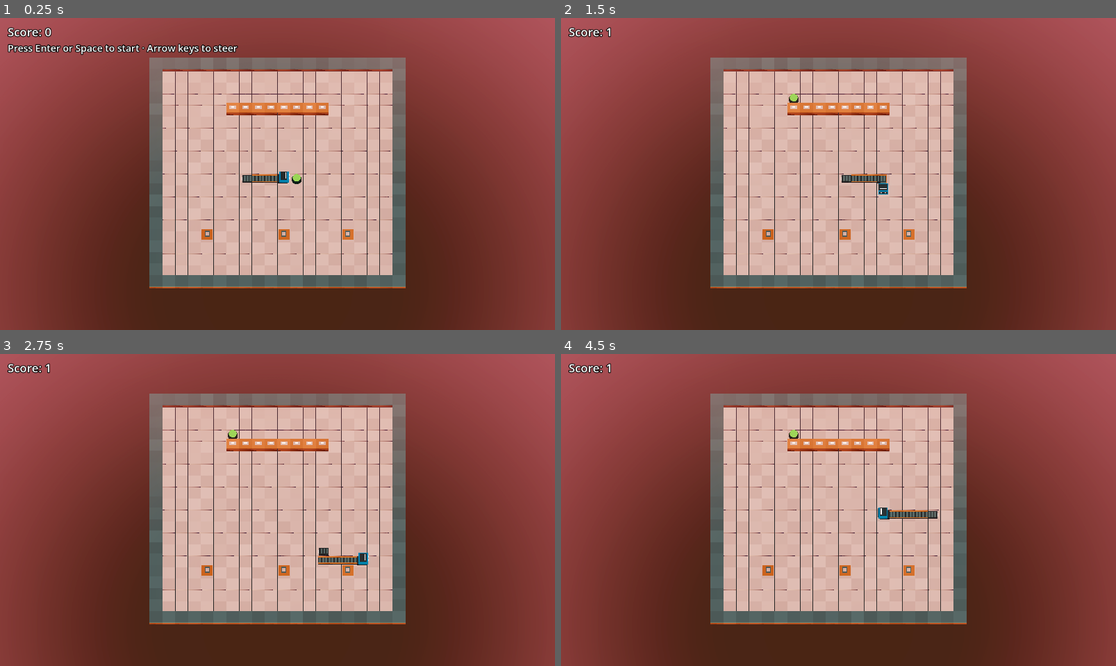
Above: before the commit, frames 1-4 (two rows, left to right).
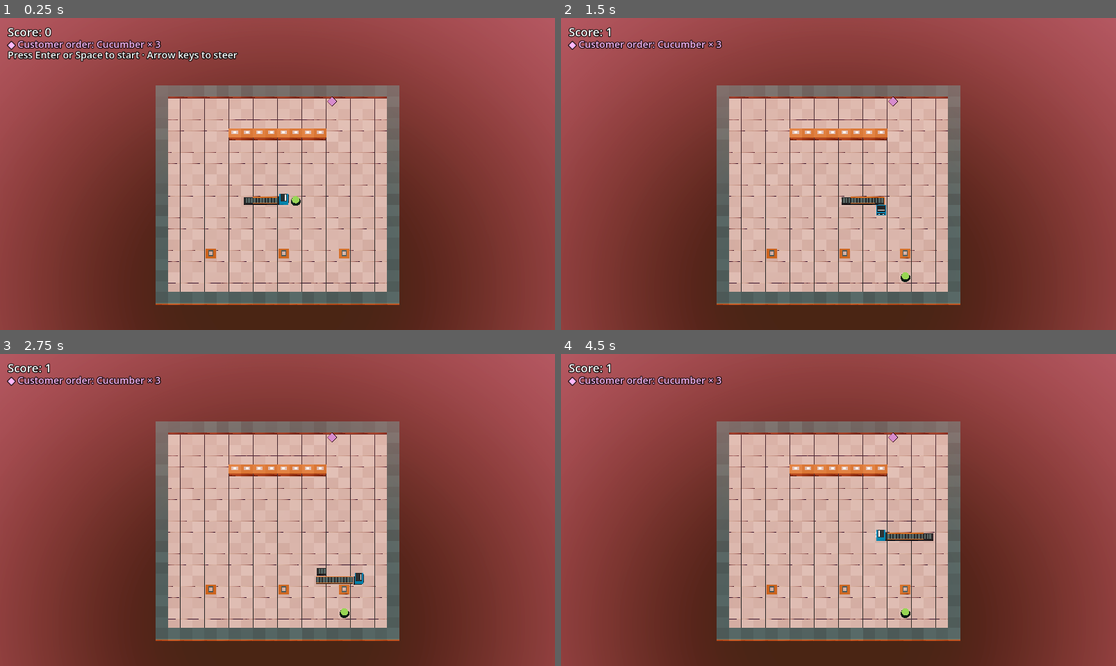
Above: after the commit, the same moments.

Repository: Michaelypp/D4
Game: Godot game, scene res://main.tscn
The game is run twice, just before and just after one commit, with the same random seed, the same clock (stepped at 60 frames per second) and the same inputs.
Inputs:
- Up to frame 1 (0.25 s): no input
- Up to frame 2 (1.5 s): tap Enter (ui_accept) at 0.5, 0.77 s; hold Right (ui_right) 0.53-1.28 s; hold Down (ui_down) from 1.28 s (still down)
- Up to frame 3 (2.75 s): tap Enter (ui_accept) at 1.52 s; release Down (ui_down) at 2.03 s; hold Right (ui_right) from 2.03 s (still down)
- Up to frame 4 (4.5 s): release Right (ui_right) at 2.78 s; hold Up (ui_up) 2.78-3.53 s; tap Enter (ui_accept) at 3.02, 3.77 s; hold Left (ui_left) from 3.53 s (still down)

The runs differ from the first frame. In frame 1, 18% of the frame differs, in the area x 1-74%, y 6-92%; in frame 2, 17%; in frame 3, 17%; in frame 4, 17%.

Commit message:
Add seeded customer orders

Diff:
--- a/app/main.gd
+++ b/app/main.gd
@@ -4,6 +4,7 @@
 
 const TICK_SECONDS := 0.2
 const MOVE_SECONDS := 0.17
+const HUD_HEIGHT := 92.0
 const CAMERA_OFFSET := Vector3(0, 20, 10)
 const ROUND_SEED := 121
 const DIRECTIONS := {
@@ -20,7 +21,9 @@
 var camera := Camera3D.new()
 var ingredient := MeshInstance3D.new()
 var collision_marker := Label3D.new()
+var customer_marker := Label3D.new()
 var score_label := Label.new()
+var order_label := Label.new()
 var status_label := Label.new()
 var game_over_panel := PanelContainer.new()
 var final_score_label := Label.new()
@@ -80,8 +83,11 @@
 
 func _frame_board() -> void:
 	var viewport_size := get_viewport().get_visible_rect().size
-	var board_size := float(layout.size.x) * 1.22
-	camera.size = board_size * maxf(1.0, viewport_size.y / maxf(viewport_size.x, 1.0))
+	var play_height := maxf(1.0, viewport_size.y - HUD_HEIGHT)
+	var play_width := maxf(1.0, viewport_size.x)
+	var board_size := float(layout.size.x) * 1.10
+	camera.size = board_size * viewport_size.y / minf(play_height, play_width)
+	camera.v_offset = camera.size * HUD_HEIGHT / (2.0 * maxf(viewport_size.y, 1.0))
 
 
 func _draw_dragon(animate := false) -> void:
@@ -147,6 +153,14 @@
 	collision_marker.billboard = BaseMaterial3D.BILLBOARD_ENABLED
 	collision_marker.no_depth_test = true
 	add_child(collision_marker)
+	customer_marker.text = "◆"
+	customer_marker.font_size = 96
+	customer_marker.outline_size = 14
+	customer_marker.pixel_size = 0.010
+	customer_marker.modulate = Color("ff75f5")
+	customer_marker.billboard = BaseMaterial3D.BILLBOARD_ENABLED
+	customer_marker.no_depth_test = true
+	add_child(customer_marker)
 
 	var hud := CanvasLayer.new()
 	add_child(hud)
@@ -155,9 +169,14 @@
 	score_label.add_theme_font_size_override("font_size", 24)
 	score_label.add_theme_constant_override("outline_size", 6)
 	hud.add_child(status_label)
-	status_label.position = Vector2(16, 48)
+	status_label.position = Vector2(16, 62)
 	status_label.add_theme_font_size_override("font_size", 20)
 	status_label.add_theme_constant_override("outline_size", 6)
+	hud.add_child(order_label)
+	order_label.position = Vector2(16, 40)
+	order_label.add_theme_font_size_override("font_size", 20)
+	order_label.add_theme_constant_override("outline_size", 6)
+	order_label.add_theme_color_override("font_color", Color("ffb9f9"))
 	_build_game_over(hud)
 
 
@@ -165,6 +184,7 @@
 	var center := CenterContainer.new()
 	hud.add_child(center)
 	center.set_anchors_and_offsets_preset(Control.PRESET_FULL_RECT)
+	center.offset_top = HUD_HEIGHT
 	center.mouse_filter = Control.MOUSE_FILTER_IGNORE
 	center.add_child(game_over_panel)
 	game_over_panel.mouse_filter = Control.MOUSE_FILTER_IGNORE
@@ -196,6 +216,14 @@
 	ingredient.visible = not session.board.is_solid(cell)
 	ingredient.position = _center(cell) + Vector3.UP * 0.35
 	score_label.text = "Score: %d" % session.score
+	customer_marker.visible = not session.customer_order.is_empty()
+	customer_marker.position = _center(session.customer_cell) + Vector3.UP * 0.6
+	var order_items := PackedStringArray()
+	for item in session.customer_order:
+		order_items.append("%s × %d" % [item, session.customer_order[item]])
+	order_label.text = ""
+	if customer_marker.visible:
+		order_label.text = "◆ Customer order: %s" % ", ".join(order_items)
 	collision_marker.visible = session.ended
 	collision_marker.position = _center(session.collision_cell) + Vector3.UP
 	game_over_panel.visible = session.ended
--- a/core/session.gd
+++ b/core/session.gd
@@ -10,6 +10,8 @@
 var ended := false
 var collision_cell := Vector2i(-1, -1)
 var ingredient_cell := Vector2i(-1, -1)
+var customer_cell := Vector2i(-1, -1)
+var customer_order: Dictionary[String, int] = {}
 var _rng := RandomNumberGenerator.new()
 
 
@@ -18,6 +20,7 @@
 	dragon = Dragon.new(board.size)
 	_rng.seed = seed_value
 	_spawn_ingredient()
+	_spawn_customer()
 
 
 func tick() -> void:
@@ -46,8 +49,25 @@
 	for y in board.size.y:
 		for x in board.size.x:
 			var cell := Vector2i(x, y)
-			if not board.is_solid(cell) and cell not in dragon.body:
+			if cell != customer_cell and not board.is_solid(cell) and cell not in dragon.body:
 				open_cells.append(cell)
 	ingredient_cell = Vector2i(-1, -1)
 	if not open_cells.is_empty():
 		ingredient_cell = open_cells[_rng.randi_range(0, open_cells.size() - 1)]
+
+
+func _spawn_customer() -> void:
+	var candidates: Array[Vector2i] = []
+	var neighbors := [Vector2i.UP, Vector2i.DOWN, Vector2i.LEFT, Vector2i.RIGHT]
+	for y in board.size.y:
+		for x in board.size.x:
+			var cell := Vector2i(x, y)
+			if board.kind_at(cell) != "floor" or cell == ingredient_cell or cell in dragon.body:
+				continue
+			for direction: Vector2i in neighbors:
+				if board.kind_at(cell + direction) == "wall":
+					candidates.append(cell)
+					break
+	if not candidates.is_empty():
+		customer_cell = candidates[_rng.randi_range(0, candidates.size() - 1)]
+		customer_order["Cucumber"] = _rng.randi_range(1, 3)
--- a/tests/session_test.gd
+++ b/tests/session_test.gd
@@ -79,3 +79,26 @@
 	session.tick()
 	assert_true(not session.ended)
 	assert_eq(session.dragon.body[0], Vector2i(5, 6))
+
+
+func test_customer_and_order_are_reproducible_on_open_floor_beside_a_wall() -> void:
+	var first := Session.new(Vector2i(10, 10), 121)
+	var second := Session.new(Vector2i(10, 10), 121)
+	var cell := first.customer_cell
+	assert_eq(cell, second.customer_cell)
+	assert_eq(first.customer_order, second.customer_order)
+	assert_true(not first.customer_order.is_empty())
+	assert_eq(first.board.kind_at(cell), "floor")
+	assert_true(cell not in first.dragon.body and cell != first.ingredient_cell)
+	assert_true(cell.x in [1, 8] or cell.y in [1, 8])
+
+
+func test_ingredient_respawn_reserves_the_customer_cell() -> void:
+	var session := Session.new(Vector2i(10, 10))
+	session.board.tiles.clear()
+	session.board.tiles[session.customer_cell] = "floor"
+	session.ingredient_cell = session.dragon.next_head()
+	session.board.tiles[session.ingredient_cell] = "floor"
+	session.tick()
+	assert_eq(session.score, 1)
+	assert_eq(session.ingredient_cell, Vector2i(-1, -1))
